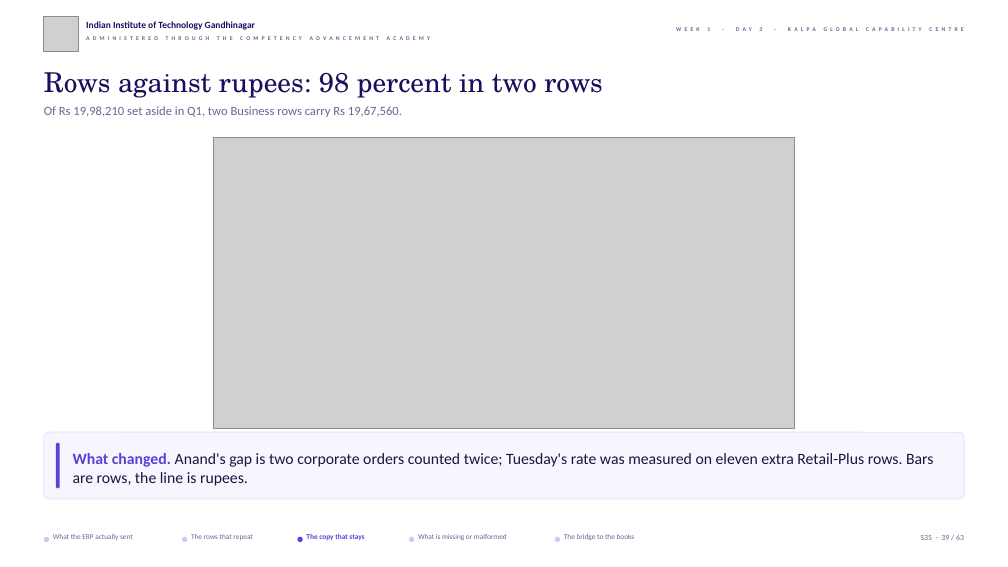
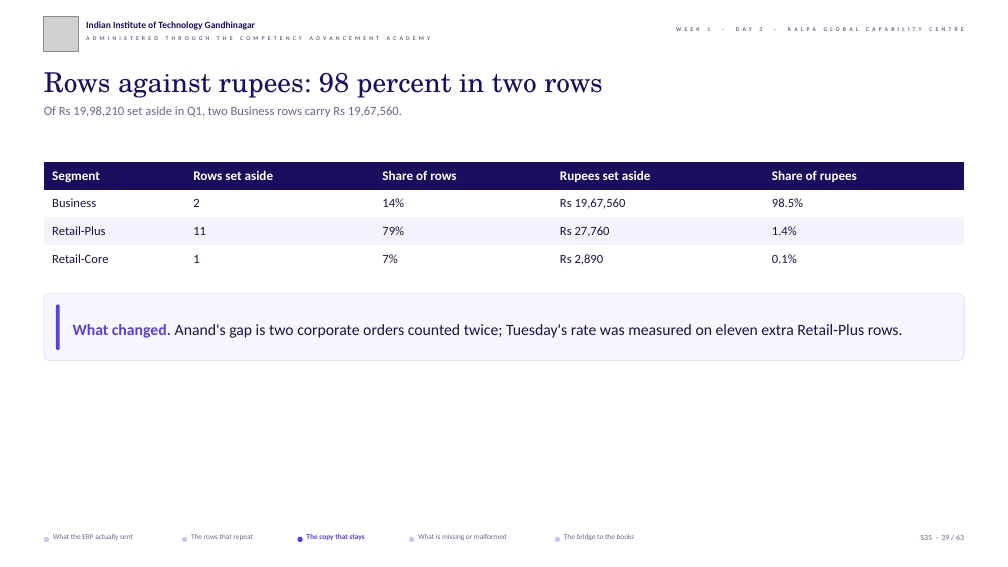
Before and after one commit to fde-academy-lab/c2-content-factory, a slide deck: slide 39 of content/W01/D3/slides/C2_W01_D03_half1_STUDENT.pptx. Drawn at 1008x567 pixels with LibreOffice and Linux fonts; fonts in the diff are those of the drawing; grey boxes stand for pictures; background and template pictures are left out. Boxes give left, top, right and bottom in pixels: in the first picture for what was removed or moved away, otherwise in the second. Text is boxed around its words. In the diff, an @@ line names an element or a change of style, - is before the commit and + after.

```diff
--- a/content/W01/D3/slides/C2_W01_D03_half1_STUDENT.pptx
+++ b/content/W01/D3/slides/C2_W01_D03_half1_STUDENT.pptx
@@ picture removed at (213,138,795,429) @@
@@ table added at (44,162,964,273), 4 rows, 5 columns @@
+Segment | Rows set aside | Share of rows | Rupees set aside | Share of rupees
+Business | 2 | 14% | Rs 19,67,560 | 98.5%
+Retail-Plus | 11 | 79% | Rs 27,760 | 1.4%
+Retail-Core | 1 | 7% | Rs 2,890 | 0.1%
@@ rounded rectangle: place and size @@
-rounded rectangle at (44,433,964,499)
+rounded rectangle at (44,294,964,361)
@@ rounded rectangle: place and size @@
-rounded rectangle at (56,443,60,488)
+rounded rectangle at (56,305,60,350)
@@ text at (73,324,903,338): text changed @@
-What changed. Anand's gap is two corporate orders counted twice; Tuesday's rate was measured on eleven extra Retail-Plus rows. Bars are rows, the line is rupees.
+What changed. Anand's gap is two corporate orders counted twice; Tuesday's rate was measured on eleven extra Retail-Plus rows.
```
Also in this commit, not shown: 21 other slides changed, 32 other files.
